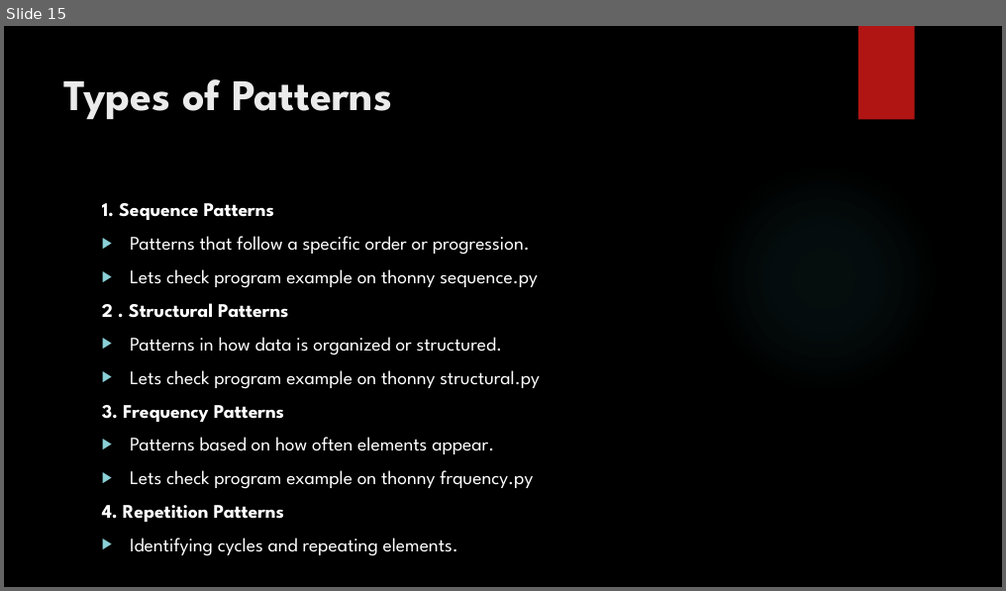
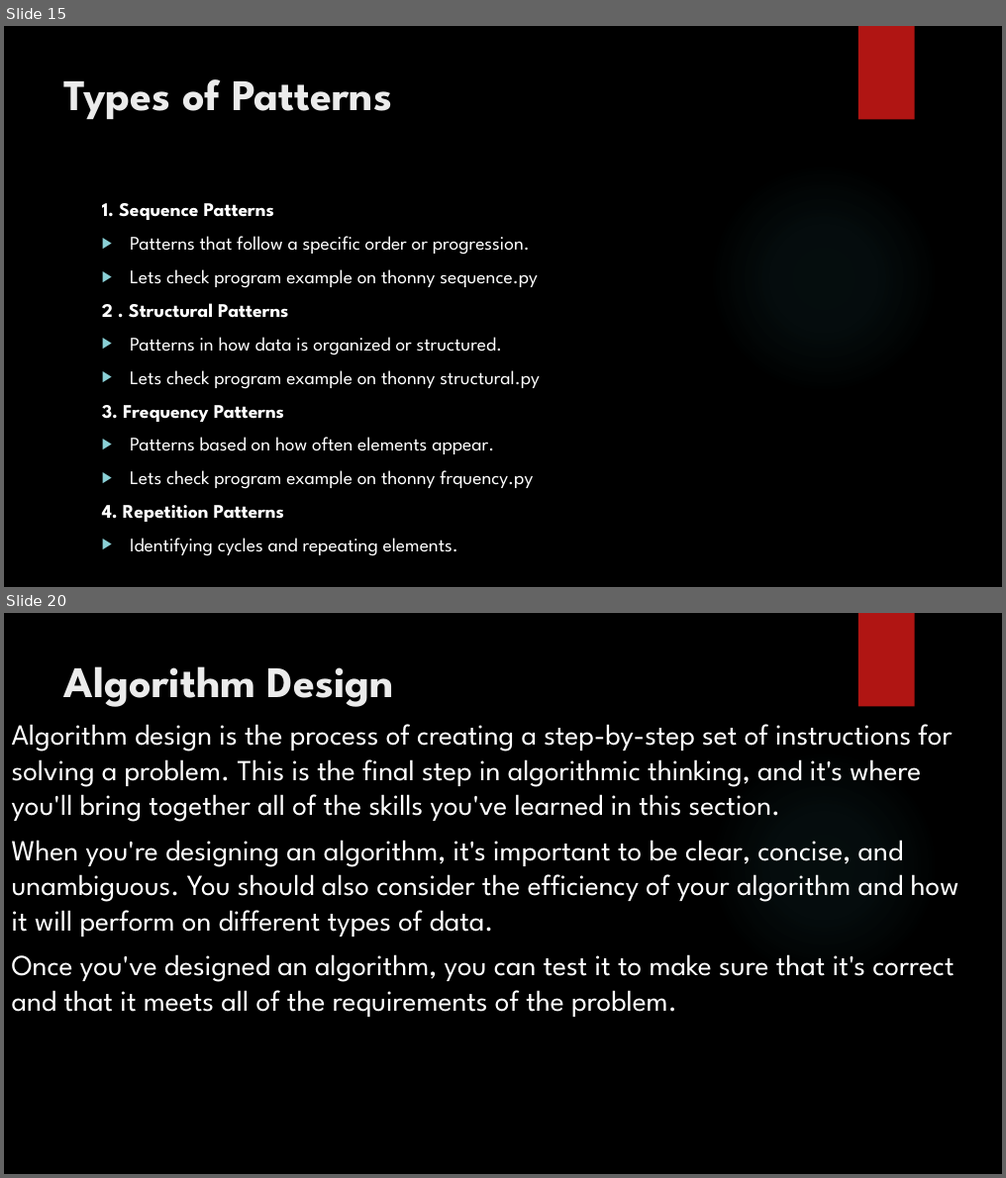
Before and after one commit to gbengeneh/GDPclass_algorithm, a slide deck: slides/Algorithm and data structure.pptx. Shown one above the other, each under a label of ours: slide 15 before the commit, slides 15 and 20 after it; the slides between them are not shown. The pictures are 1006x591 and 1006x1178 pixels, drawn with LibreOffice and Linux fonts; fonts in the diff are those of the drawing; background and template pictures are left out. Boxes give left, top, right and bottom in pixels: in the first picture for what was removed or moved away, otherwise in the second. Text is boxed around its words. In the diff, an @@ line names an element or a change of style, - is before the commit and + after.

```diff
--- a/slides/Algorithm and data structure.pptx
+++ b/slides/Algorithm and data structure.pptx
@@ slide 20 added at (4, 613, 1002, 1174), background picture (left out); not listed: 2 template elements that a slide beside it also shows @@
@@ title added at (64, 666, 394, 707), 42 pt, text #EBEBEB, bold @@
+Algorithm Design
@@ text added at (12, 724, 959, 1017), 28 pt, text #FFFFFF @@
+Algorithm design is the process of creating a step-by-step set of instructions for solving a problem. This is the final step in algorithmic thinking, and it's where you'll bring together all of the skills you've learned in this section.
+When you're designing an algorithm, it's important to be clear, concise, and unambiguous. You should also consider the efficiency of your algorithm and how it will perform on different types of data.
+Once you've designed an algorithm, you can test it to make sure that it's correct and that it meets all of the requirements of the problem.
```
Also in this commit, not shown: 4 other slides added, 4 other files.
